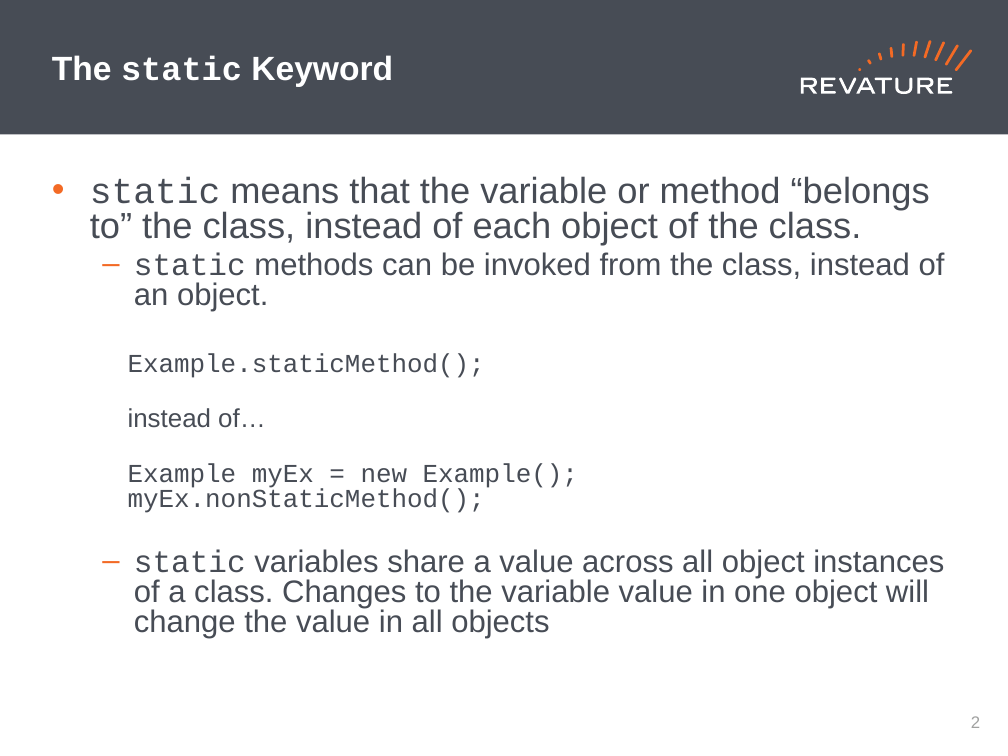
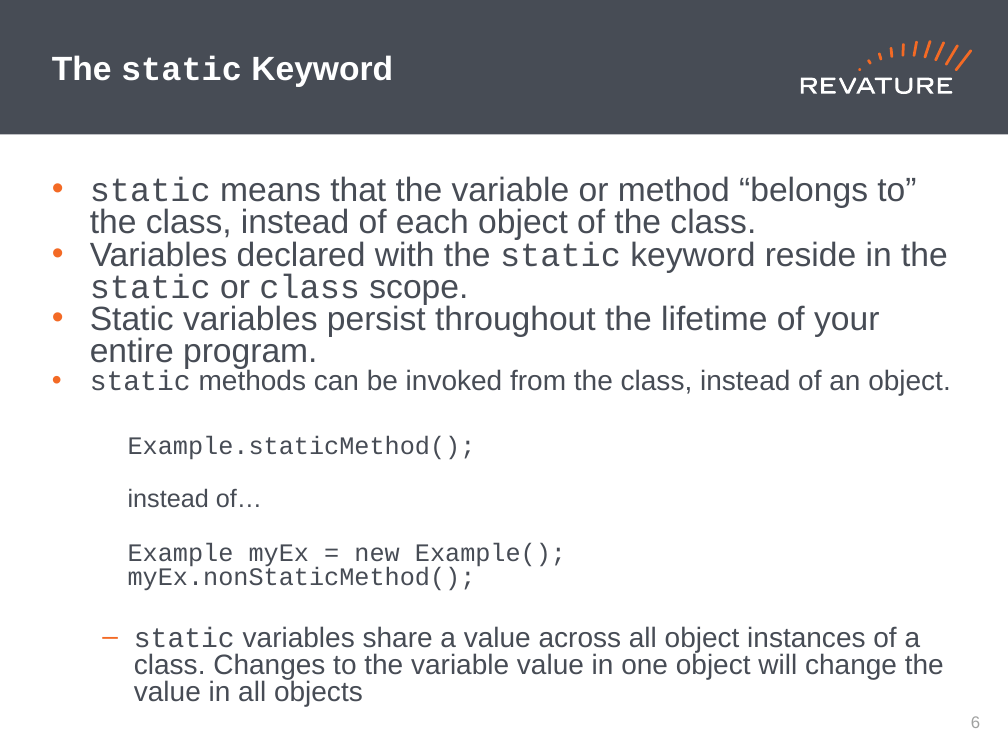
Before and after one commit to jhigherevature/8302021_RAP, a slide deck: slide 7 of powerpoints/Day_8.pptx (slide 3 before the commit). Drawn at 1008x756 pixels with LibreOffice and Linux fonts; fonts in the diff are those of the drawing. Boxes give left, top, right and bottom in pixels: in the first picture for what was removed or moved away, otherwise in the second. Text is boxed around its words. In the diff, an @@ line names an element or a change of style, - is before the commit and + after.

```diff
--- a/powerpoints/Day_8.pptx
+++ b/powerpoints/Day_8.pptx
@@ text at (90,176,951,706): size 25.9 to 24 pt in "static means that the variable or method ..."; size 22.2 to 20 pt in "static methods can be invoked from the ...", "static variables share a value across all ..."; size 18.5 to 18 pt in "Example.staticMethod();", "instead of…", "Example myEx = new Example(); myEx.nonStaticMethod();"; bullet – to •; list level 2 to 1 in "static methods can be invoked ..." @@
@@ text at (90,241,948,370): paragraphs added @@
+• Variables declared with the static keyword reside in the static or class scope.
+• Static variables persist throughout the lifetime of your entire program.
@@ page number at (971,716,980,728): text changed @@
-2
+6
```
Also in this commit, not shown: 3 other slides changed, 5 slides added, 4 other files.
